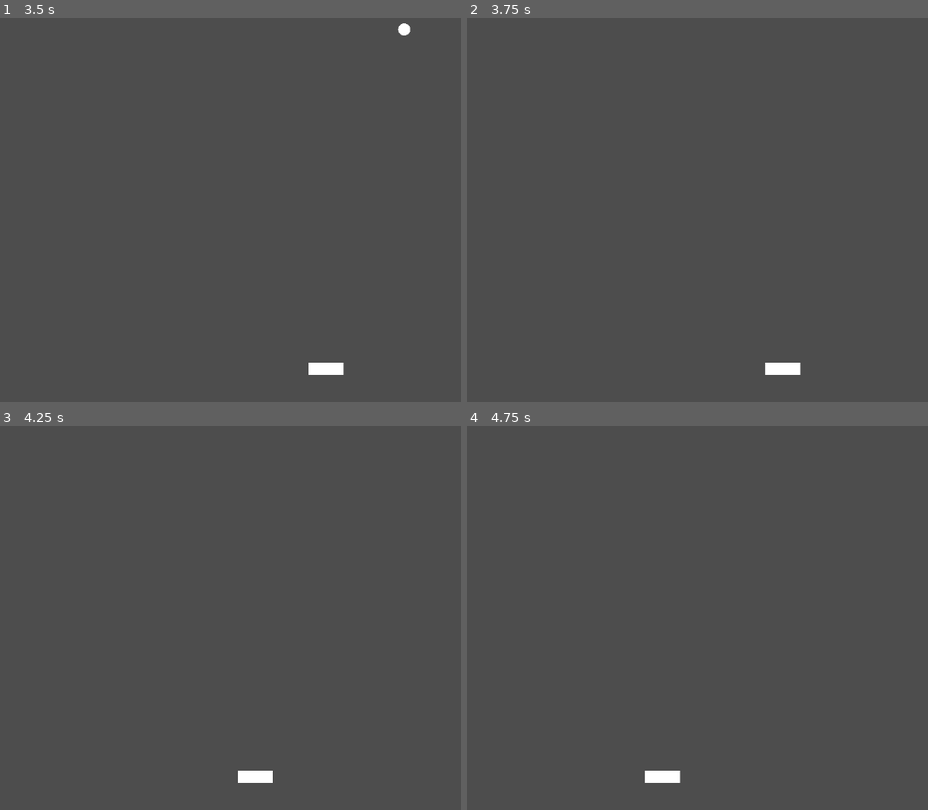
Above: before the commit, frames 1-4 (two rows, left to right).
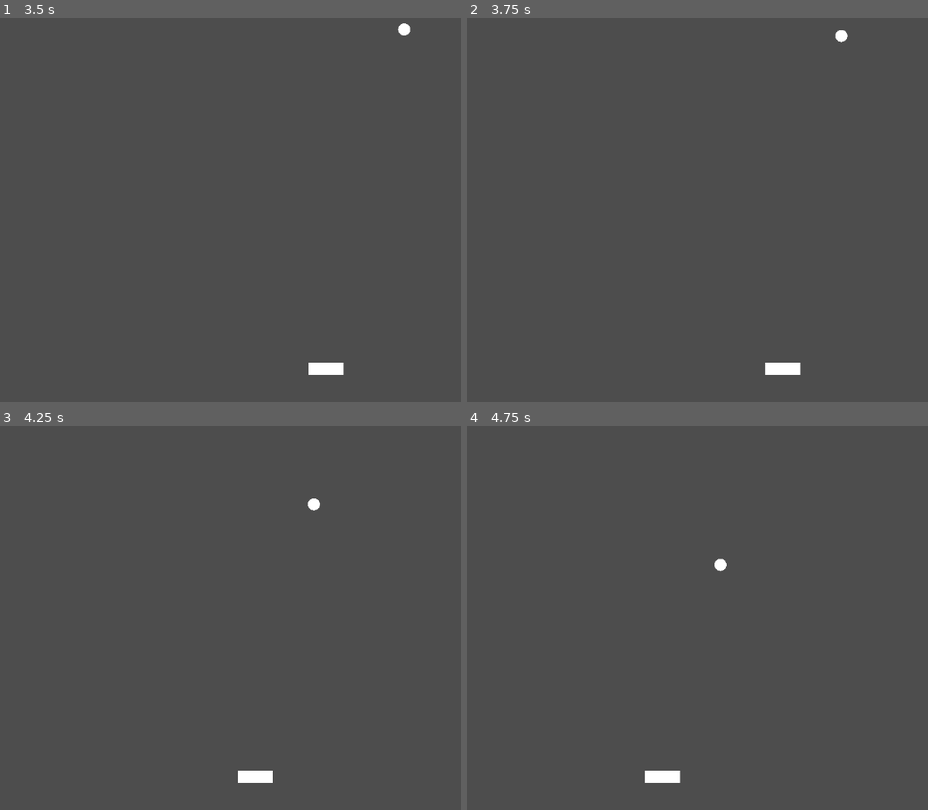
Above: after the commit, the same moments.

Repository: k3ving/lernfeld8
Game: Godot game, scene res://scenes/main.tscn
The game is run twice, just before and just after one commit, with the same random seed, the same clock (stepped at 60 frames per second) and the same inputs.
Inputs:
- Up to frame 1 (3.5 s): tap Enter at 0.5 s; hold Right (ui_right) 0.53-1.28 s; tap Space (ui_select) at 0.77, 1.52, 3.02 s; hold Left (ui_left) 1.28-2.03 s; hold Right (ui_right) from 2.03 s (still down)
- Up to frame 2 (3.75 s): release Right (ui_right) at 3.53 s; hold Left (ui_left) from 3.53 s (still down)
- Up to frame 3 (4.25 s): keep holding Left (ui_left); tap Space (ui_select) at 3.77 s
- Up to frame 4 (4.75 s): keep holding Left (ui_left); tap Space (ui_select) at 4.52 s

Frame 1 is identical in both runs. In frame 2, less than 0.1% of the frame differs, in the area x 79-83%, y 3-7%; in frame 3, less than 0.1%; in frame 4, less than 0.1%, in the area x 53-57%, y 34-38%.

Commit message:
add end game function

Diff:
--- a/scenes/main.tscn
+++ b/scenes/main.tscn
@@ -1,10 +1,12 @@
-[gd_scene load_steps=5 format=3 uid="uid://bahdaxdq4y5ma"]
+[gd_scene load_steps=6 format=3 uid="uid://bahdaxdq4y5ma"]
 
 [ext_resource type="Script" path="res://scripts/game_state.gd" id="1_ffi2s"]
-[ext_resource type="PackedScene" uid="uid://ddel7c7l6uqkb" path="res://scenes/player.tscn" id="1_oma3g"]
-[ext_resource type="PackedScene" uid="uid://ro0q5ke6phgs" path="res://scenes/ball.tscn" id="2_46ja2"]
+[ext_resource type="PackedScene" uid="uid://c3yj0xeromvta" path="res://scenes/player.tscn" id="1_oma3g"]
+[ext_resource type="PackedScene" uid="uid://bfkkkmifk1r3y" path="res://scenes/ball.tscn" id="2_46ja2"]
 
 [sub_resource type="RectangleShape2D" id="RectangleShape2D_lmqo4"]
+
+[sub_resource type="RectangleShape2D" id="RectangleShape2D_ieovl"]
 
 [node name="Main" type="Node2D"]
 script = ExtResource("1_ffi2s")
@@ -20,6 +22,7 @@
 scale = Vector2(1, 100)
 
 [node name="CollisionShape2D" type="CollisionShape2D" parent="LeftWall"]
+position = Vector2(-6, 0)
 shape = SubResource("RectangleShape2D_lmqo4")
 
 [node name="RightWall" type="StaticBody2D" parent="."]
@@ -28,3 +31,12 @@
 
 [node name="CollisionShape2D" type="CollisionShape2D" parent="RightWall"]
 shape = SubResource("RectangleShape2D_lmqo4")
+
+[node name="EndWall" type="StaticBody2D" parent="."]
+position = Vector2(587, -11)
+scale = Vector2(8.64, 2.16)
+
+[node name="CollisionShape2D" type="CollisionShape2D" parent="EndWall"]
+position = Vector2(-0.462963, -3.7037)
+scale = Vector2(6.75926, 1)
+shape = SubResource("RectangleShape2D_ieovl")
--- a/scripts/ball_move.gd
+++ b/scripts/ball_move.gd
@@ -22,9 +22,9 @@
 
 
 func _physics_process(delta):
-	var collision = move_and_collide(velocity * delta)
-	if collision:
-		velocity = velocity.bounce(collision.get_normal())
-
-func _on_ball_body_entered(body):
-	print(body.get_parent().name)
+	if not main_node.ended:
+		var collision = move_and_collide(velocity * delta)
+		if collision:
+			if (collision.get_collider().to_string() == "EndWall:<StaticBody2D#24847058140>"):
+				main_node.end_game()
+			velocity = velocity.bounce(collision.get_normal())
--- a/scripts/game_state.gd
+++ b/scripts/game_state.gd
@@ -16,3 +16,8 @@
 		score +=1
 	if ended:
 		print(score)
+
+
+func end_game():
+	ended = true
+	print("Your final score is: ", score)
Not shown: 1 places in scenes/ball.tscn that only renumber resources
